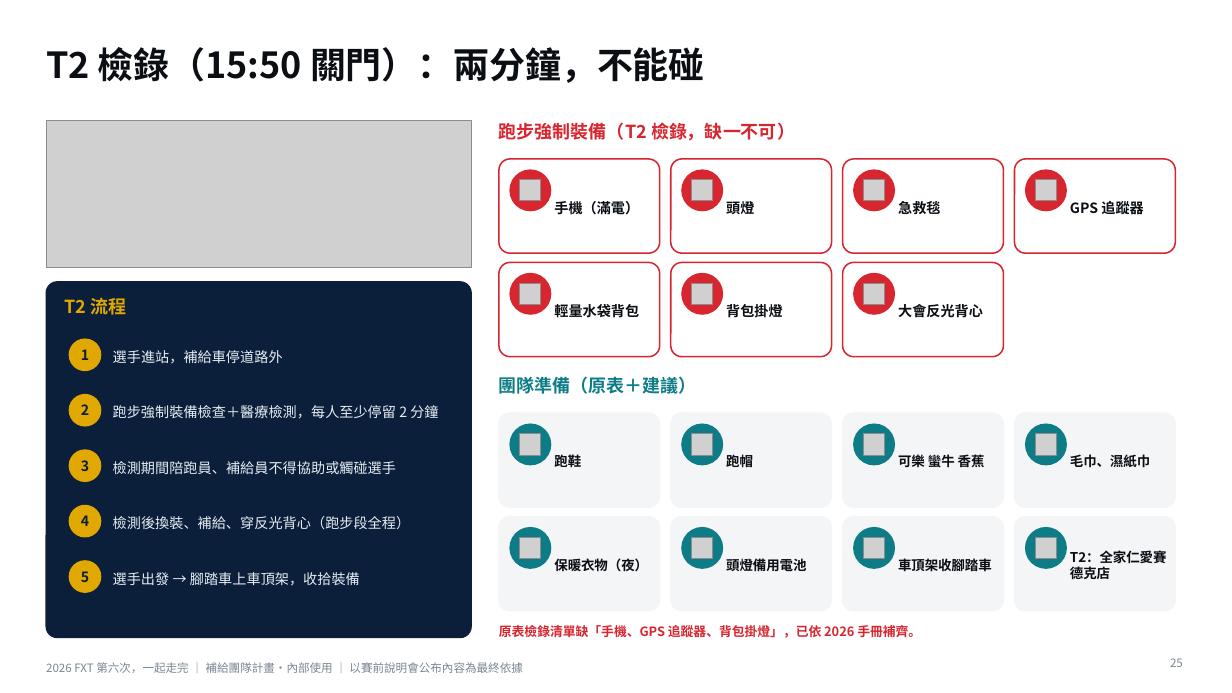
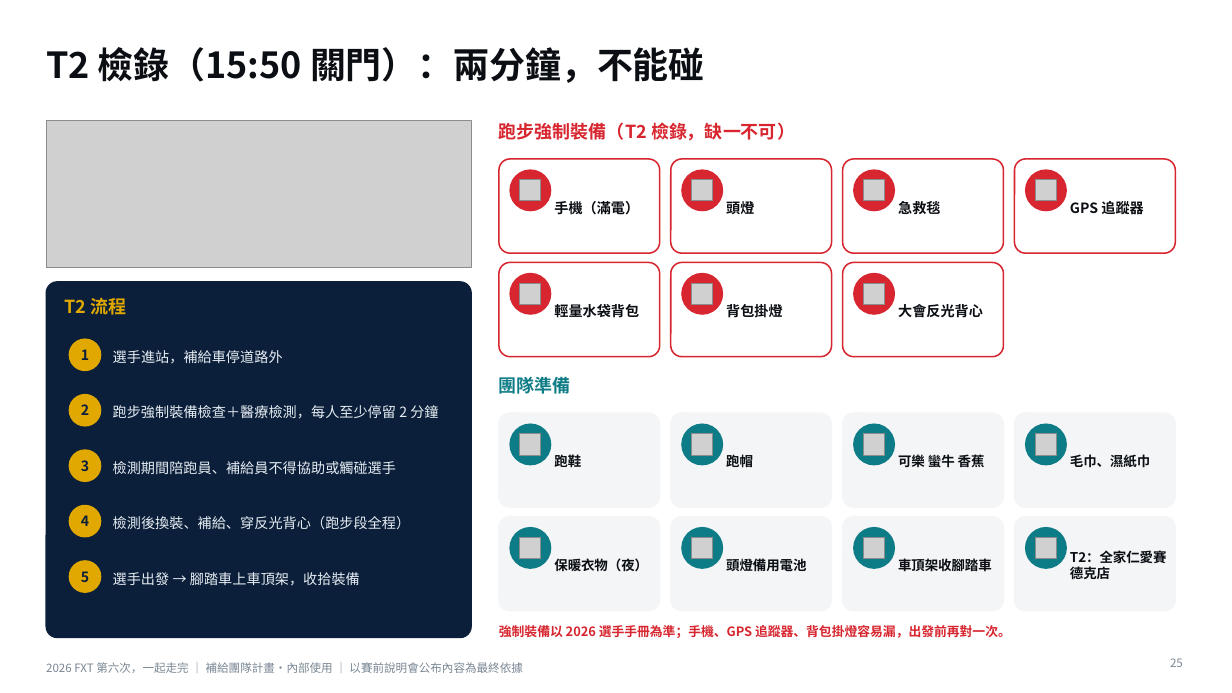
Before and after one commit to powermovebboy-sys/Race-site, a slide deck: slide 25 of deck/2026_FXT_第六次一起走完.pptx. Drawn at 1232x693 pixels with LibreOffice and Linux fonts; fonts in the diff are those of the drawing; grey boxes stand for pictures. Boxes give left, top, right and bottom in pixels: in the first picture for what was removed or moved away, otherwise in the second. Text is boxed around its words. In the diff, an @@ line names an element or a change of style, - is before the commit and + after.

```diff
--- a/deck/2026_FXT_第六次一起走完.pptx
+++ b/deck/2026_FXT_第六次一起走完.pptx
@@ text at (499, 373, 571, 397): text changed @@
-團隊準備（原表＋建議）
+團隊準備
@@ text at (499, 625, 1011, 638): text changed @@
-原表檢錄清單缺「手機、GPS 追蹤器、背包掛燈」，已依 2026 手冊補齊。
+強制裝備以 2026 選手手冊為準；手機、GPS 追蹤器、背包掛燈容易漏，出發前再對一次。
```
Also in this commit, not shown: 7 other slides changed, 2 other files.
